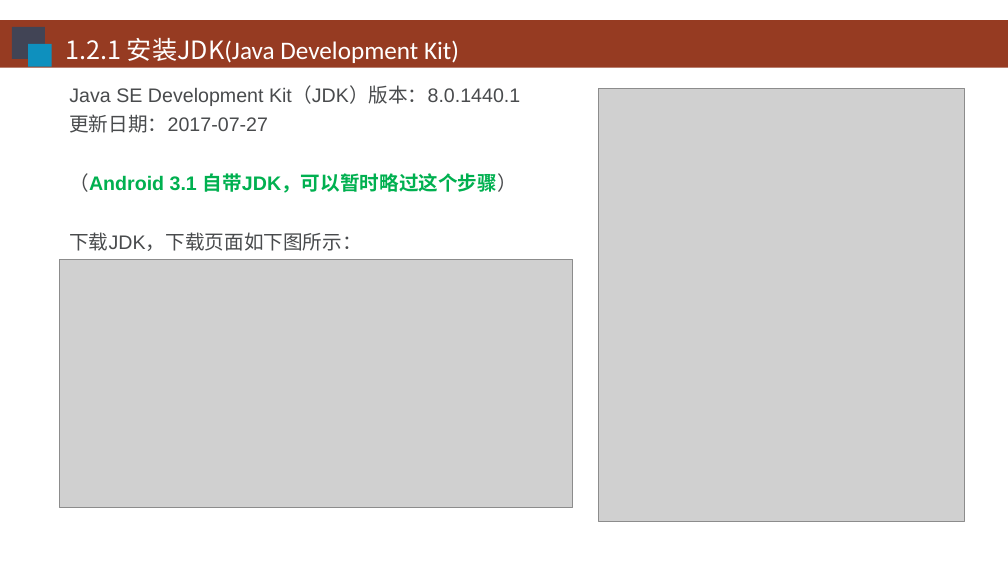
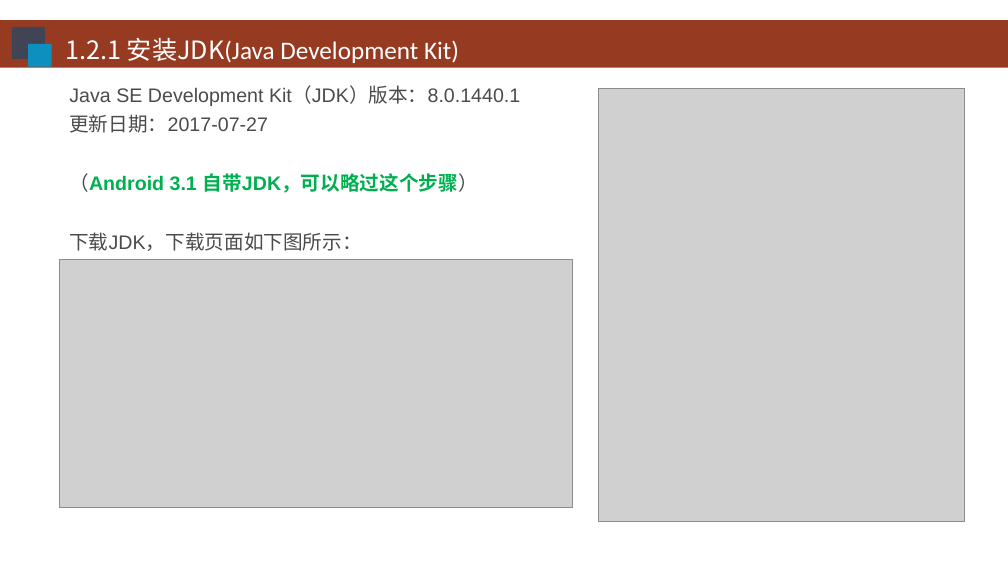
Before and after one commit to HBU/Android-PPT, a slide deck: slide 5 of 01.0 -- 配置环境 -- 第01章.ppt. Drawn at 1008x567 pixels with LibreOffice and Linux fonts; fonts in the diff are those of the drawing; grey boxes stand for pictures; background and template pictures are left out. Boxes give left, top, right and bottom in pixels: in the first picture for what was removed or moved away, otherwise in the second. Text is boxed around its words. In the diff, an @@ line names an element or a change of style, - is before the commit and + after.

```diff
--- a/01.0 -- 配置环境 -- 第01章.ppt
+++ b/01.0 -- 配置环境 -- 第01章.ppt
@@ text at [69,173,478,193]: text changed @@
-（Android 3.1 自带JDK，可以暂时略过这个步骤）
+（Android 3.1 自带JDK，可以略过这个步骤）
```
Also in this commit, not shown: 3 other slides changed, 1 other file.
